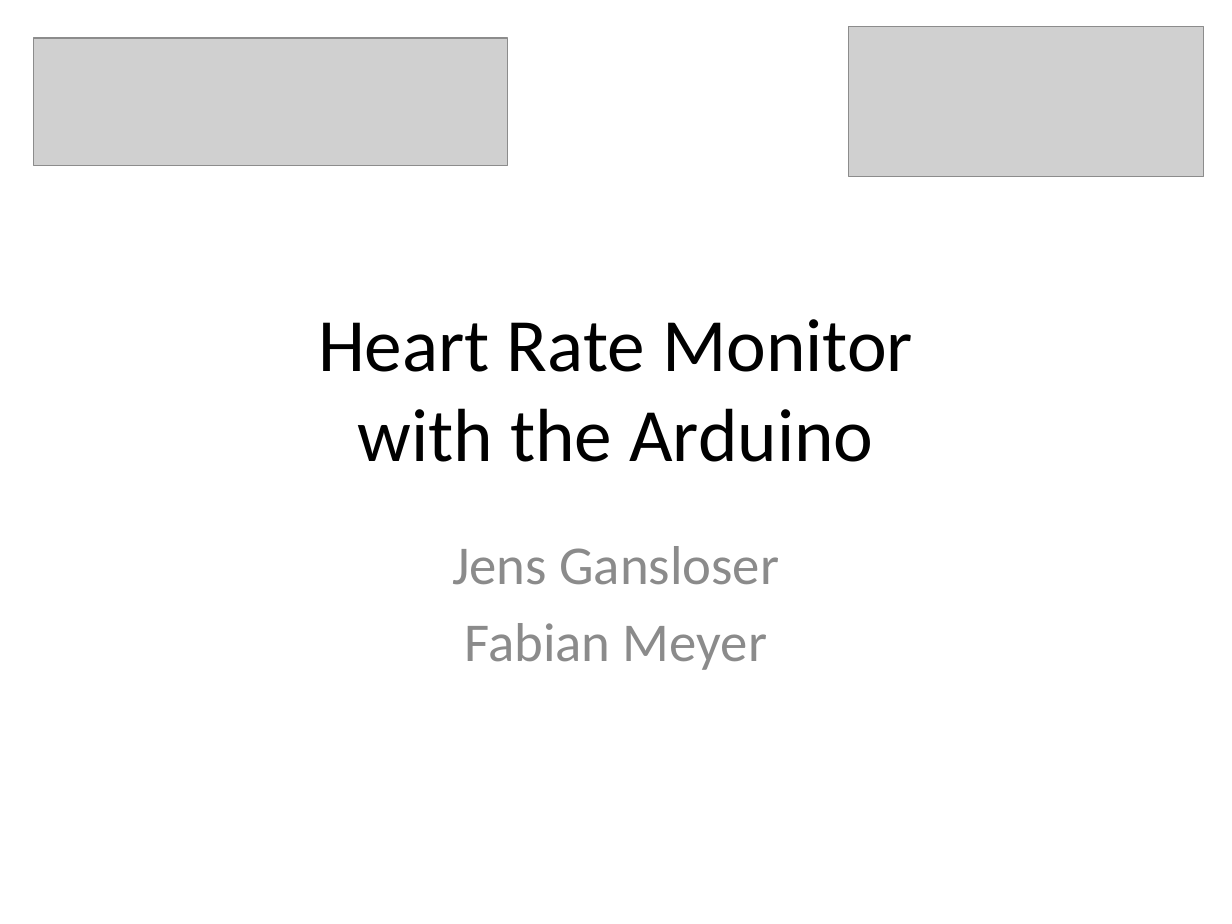
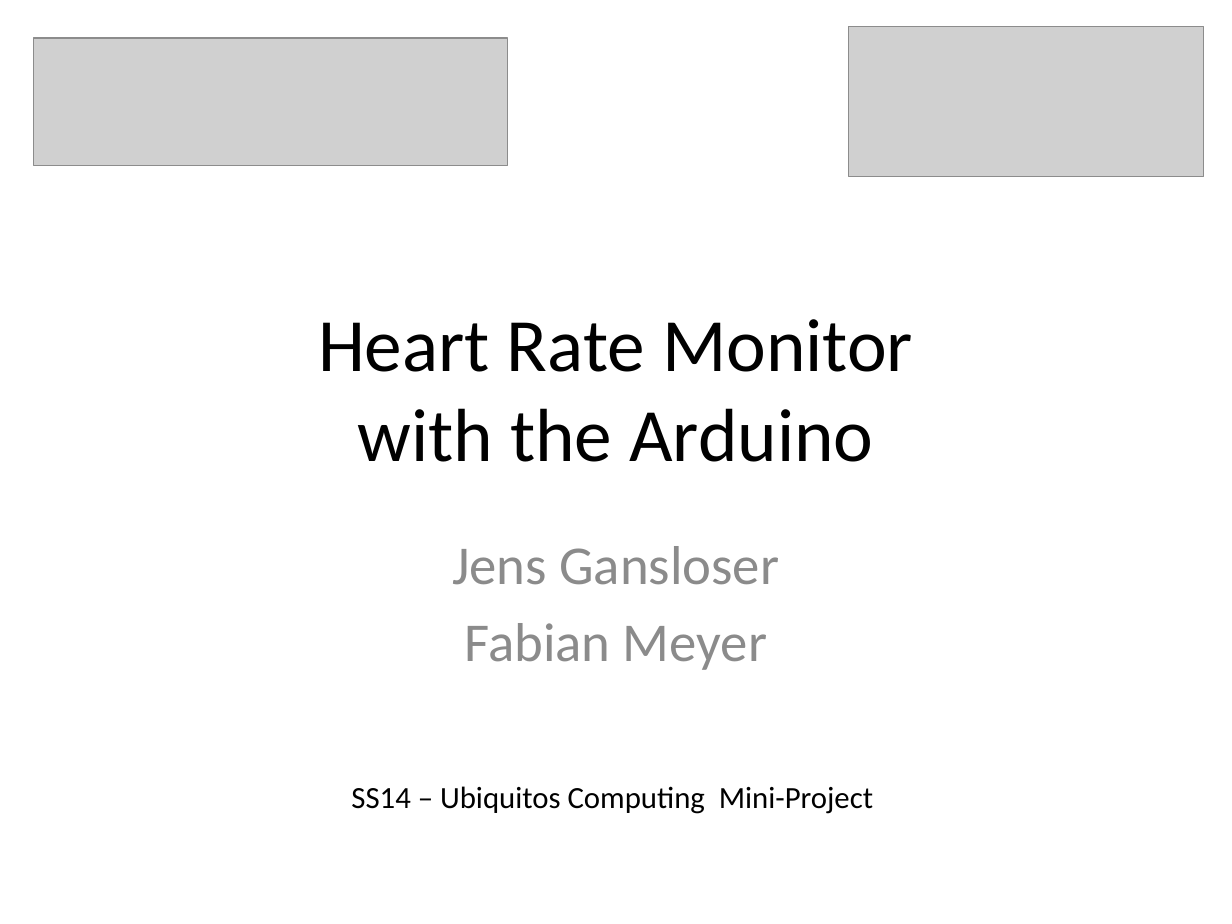
Before and after one commit to UbiquitousComputingSS14/Documentation, a slide deck: slide 1 of res/HeartRateMonitor.pptx. Drawn at 1232x924 pixels with LibreOffice and Linux fonts; fonts in the diff are those of the drawing; grey boxes stand for pictures. Boxes give left, top, right and bottom in pixels: in the first picture for what was removed or moved away, otherwise in the second. Text is boxed around its words. In the diff, an @@ line names an element or a change of style, - is before the commit and + after.

```diff
--- a/res/HeartRateMonitor.pptx
+++ b/res/HeartRateMonitor.pptx
@@ text added at (x1=351, y1=786, x2=873, y2=814), 18 pt, text #000000 @@
+SS14 – Ubiquitos Computing Mini-Project
```
Also in this commit, not shown: 12 other slides changed, 11 slides added, 4 slides removed, 1 other file.
